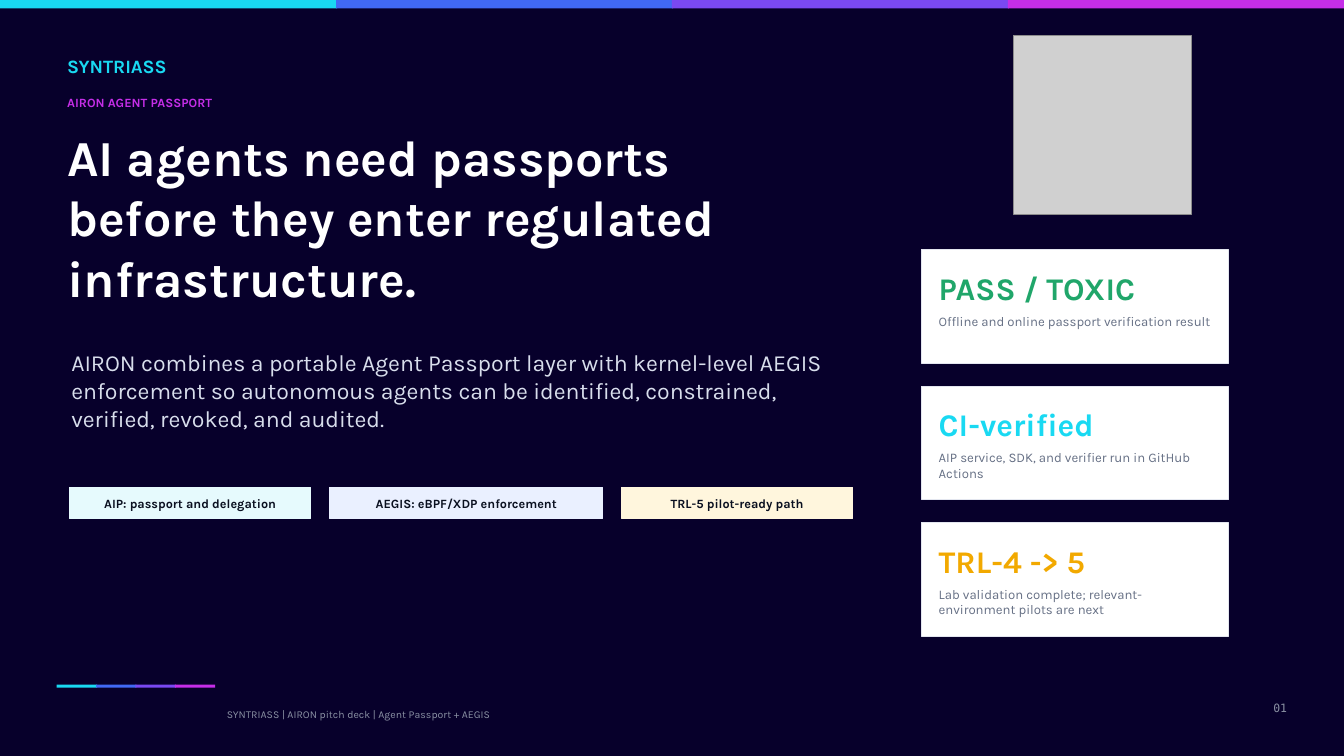
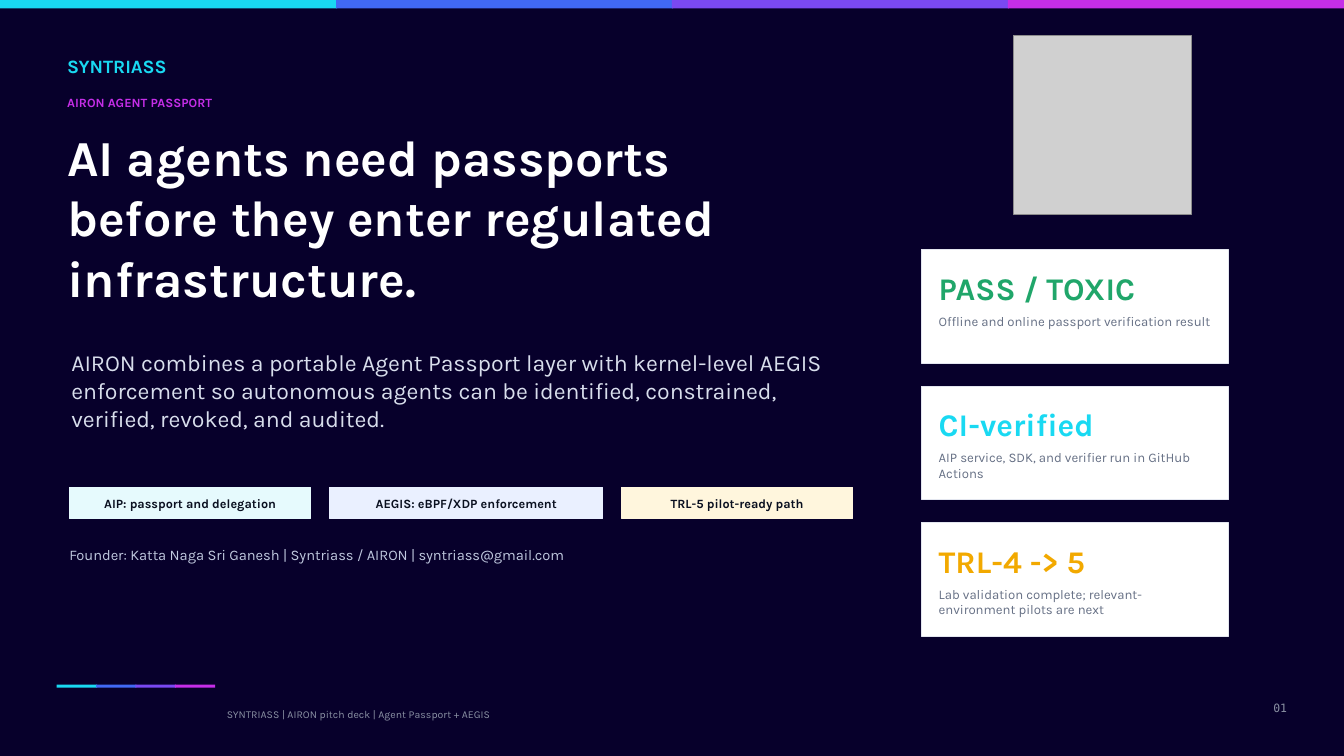
Before and after one commit to richardrich999888-rgb/AIP-agent-identity-protocol-, a slide deck: slide 1 of pitch-decks/airon-agent-passport-trust-gateway.pptx. Drawn at 1344x756 pixels with LibreOffice and Linux fonts; fonts in the diff are those of the drawing; grey boxes stand for pictures. Boxes give left, top, right and bottom in pixels: in the first picture for what was removed or moved away, otherwise in the second. Text is boxed around its words. In the diff, an @@ line names an element or a change of style, - is before the commit and + after.

Commit message:
Add founder details to pitch deck

```diff
--- a/pitch-decks/airon-agent-passport-trust-gateway.pptx
+++ b/pitch-decks/airon-agent-passport-trust-gateway.pptx
@@ text added at (69, 550, 564, 564), 10.5 pt, text #BFC8DE @@
+Founder: Katta Naga Sri Ganesh | Syntriass / AIRON | syntriass@gmail.com
```
Also in this commit, not shown: 1 other slide changed, 1 slide added, 3 other files.
